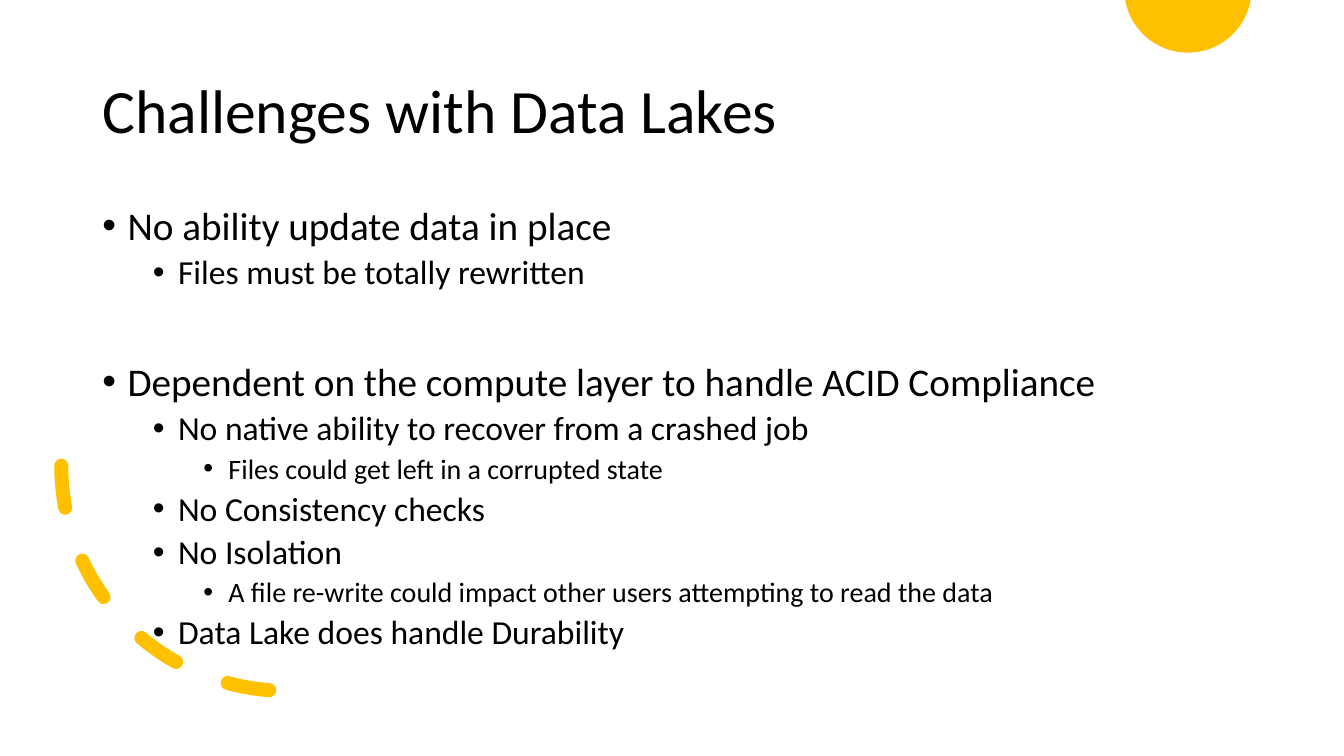
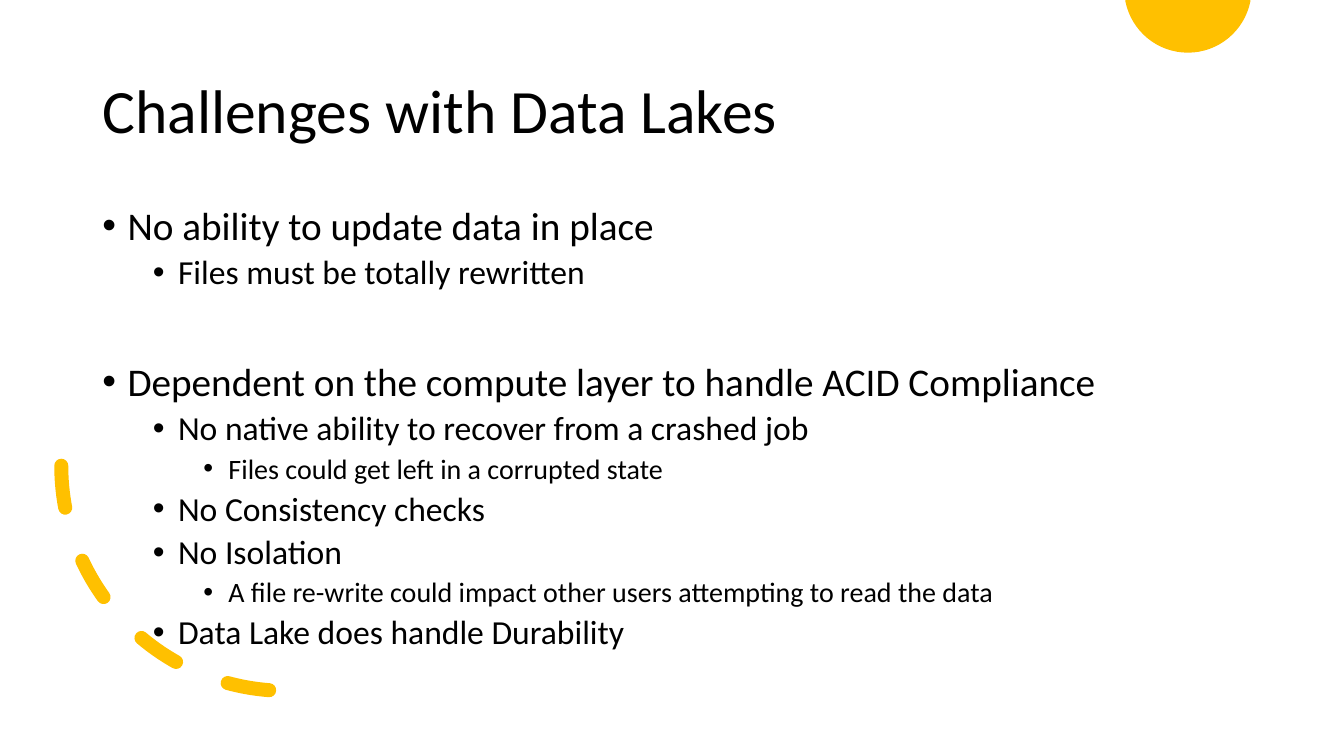
Before and after one commit to shswindell42/Presentations, a slide deck: slide 8 of Building a Data Lakehouse/Building a Data Lakehouse.pptx. Drawn at 1344x756 pixels with LibreOffice and Linux fonts; fonts in the diff are those of the drawing. Boxes give left, top, right and bottom in pixels: in the first picture for what was removed or moved away, otherwise in the second. Text is boxed around its words. In the diff, an @@ line names an element or a change of style, - is before the commit and + after.

```diff
--- a/Building a Data Lakehouse/Building a Data Lakehouse.pptx
+++ b/Building a Data Lakehouse/Building a Data Lakehouse.pptx
@@ text at (128,212,653,247): text changed @@
-• No ability update data in place
+• No ability to update data in place
```
Also in this commit, not shown: 2 slides added.
